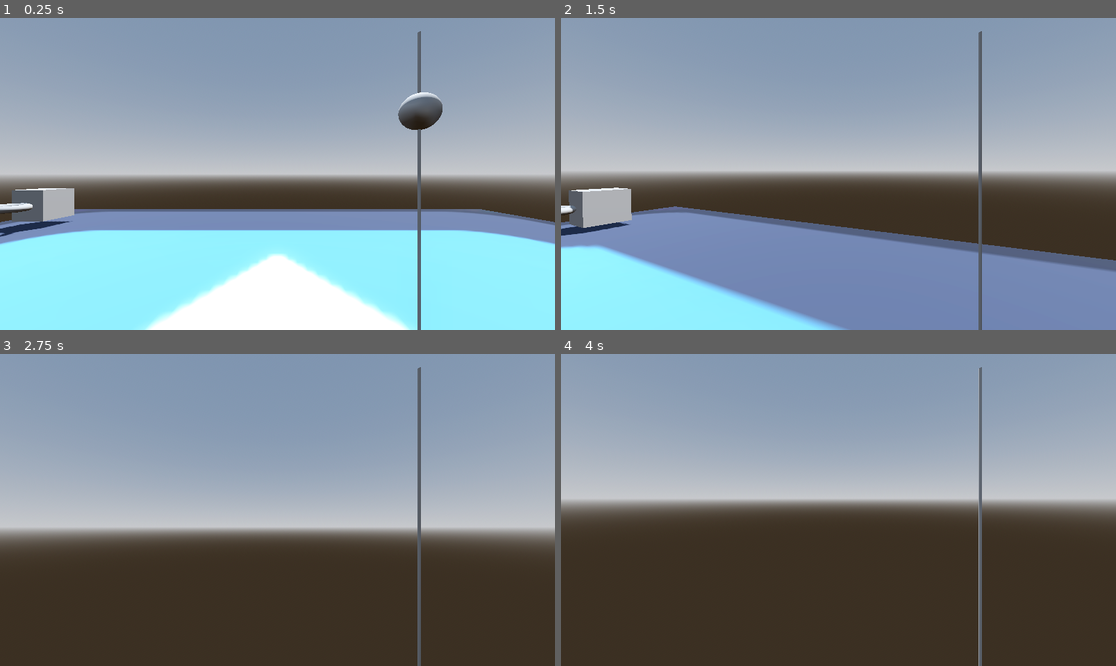
Above: before the commit, frames 1-4 (two rows, left to right).
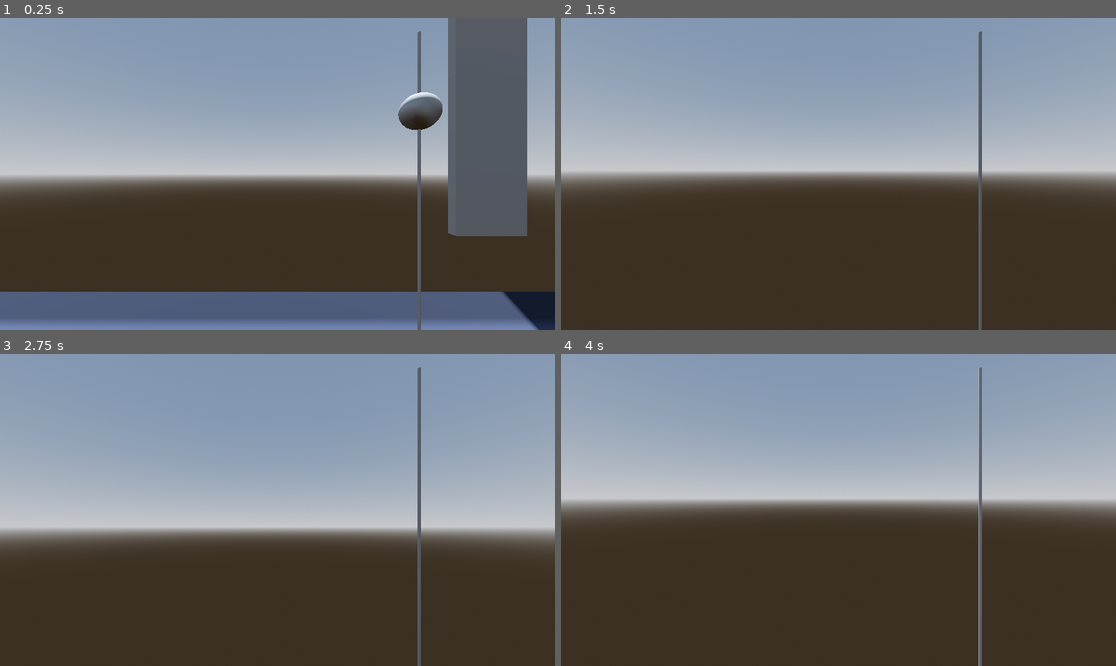
Above: after the commit, the same moments.

Repository: NinoDavids/Beyond-Abyss-Productions
Game: Godot game, scene res://src/world/World.tscn
Two runs of this game, one before a commit and one after it. Both use one fixed random seed, a clock stepped at 60 frames per second and the inputs below. The engine's default icon, where the game draws it, is replaced by a stand-in: a white triangle on a blue panel in a dark square.
Inputs (mouse positions are in pixels of both pictures, inside the frame that each line leads up to):
- Up to frame 1 (0.25 s): no input
- Up to frame 2 (1.5 s): tap Enter (ui_accept) at 0.5, 0.77 s; move the mouse to (866, 174) at 0.52 s; press the mouse at (866, 174) at 0.53 s; hold W (forward) from 0.53 s (still down); tap Mouse wheel down (reel_hook) at 0.8, 1.35 s; move the mouse to (810, 174) at 1.27 s; release the mouse at (810, 174) at 1.28 s
- Up to frame 3 (2.75 s): keep holding W (forward); tap Enter (ui_accept) at 1.52 s; click (249, 510) at 1.55 s; move the mouse to (288, 503) at 2.02 s; hold Q (Drop) from 2.03 s (still down); tap Mouse wheel down (reel_hook) at 2.3 s
- Up to frame 4 (4 s): keep holding W (forward); tap Enter (ui_accept) at 2.75, 3.02, 3.5, 3.77 s; move the mouse to (832, 516) at 2.77 s; release Q (Drop) at 2.78 s; tap E (Pickup) at 2.85 s; click (832, 516) at 3.05 s; move the mouse to (877, 513) at 3.52 s; press the mouse at (877, 513) at 3.53 s; tap Mouse wheel down (reel_hook) at 3.8 s

The runs differ from the first frame. In frame 1, 48% of the frame differs, in the area x 0-100%, y 0-100%; in frame 2, 33%; in frame 3, less than 0.1%; in frame 4, less than 0.1%.

Commit message:
Hookable Rework

Diff:
--- a/my-game/src/actors/player/fishingRod/bobber/bobber.gd
+++ b/my-game/src/actors/player/fishingRod/bobber/bobber.gd
@@ -1,5 +1,7 @@
 extends RigidBody3D
 class_name Bobber
+
+var player: Player
 
 func _input(event: InputEvent) -> void:
 	if event.is_action_pressed("cancel_hook"):
--- a/my-game/src/actors/player/scripts/player.gd
+++ b/my-game/src/actors/player/scripts/player.gd
@@ -63,6 +63,7 @@
 
 	var clone: Bobber = BOBBER.instantiate()
 	current_bobber = clone
+	current_bobber.player = self
 	get_tree().current_scene.add_child(clone)
 	clone.global_position = fishing_rod.global_position ## Get the position of the rod
 	var direction: Vector3 = -player_camera.global_transform.basis.z ## Aims in the direction that the camera is pointing
--- /dev/null
+++ b/my-game/src/world/Hookables/AnimationHookables/AnimationHookable.gd
@@ -0,0 +1,20 @@
+extends Hookable
+class_name AnimationHookable
+
+signal is_completed()
+
+@export var animation_player: AnimationPlayer
+@export var animation_name: StringName
+
+func _ready() -> void:
+	animation_player.play(animation_name)
+	animation_player.pause()
+
+func reel_in() -> void:
+	animation_player.play(animation_name)
+
+func pause_animation() -> void:
+	animation_player.pause()
+
+func animation_finished() -> void:
+	is_completed.emit()
--- /dev/null
+++ b/my-game/src/world/Hookables/AnimationHookables/AnimationHookable.tscn
@@ -0,0 +1,21 @@
+[gd_scene load_steps=4 format=3 uid="uid://cynpwlkdynuk0"]
+
+[ext_resource type="Script" path="res://src/world/Hookables/AnimationHookables/AnimationHookable.gd" id="1_bxi80"]
+
+[sub_resource type="TorusMesh" id="TorusMesh_neuqq"]
+outer_radius = 0.3
+
+[sub_resource type="SphereShape3D" id="SphereShape3D_uumtt"]
+radius = 0.75
+
+[node name="AnimHookable" type="Area3D"]
+collision_mask = 64
+script = ExtResource("1_bxi80")
+
+[node name="MeshInstance3D" type="MeshInstance3D" parent="."]
+mesh = SubResource("TorusMesh_neuqq")
+
+[node name="CollisionShape3D" type="CollisionShape3D" parent="."]
+shape = SubResource("SphereShape3D_uumtt")
+
+[connection signal="body_entered" from="." to="." method="_on_body_entered"]
--- /dev/null
+++ b/my-game/src/world/Hookables/AnimationHookables/Bridge/bridge.tscn
@@ -0,0 +1,88 @@
+[gd_scene load_steps=7 format=3 uid="uid://bfwqmhqif4lkq"]
+
+[ext_resource type="PackedScene" uid="uid://cynpwlkdynuk0" path="res://src/world/Hookables/AnimationHookables/AnimationHookable.tscn" id="1_2yxvd"]
+
+[sub_resource type="BoxMesh" id="BoxMesh_xb28v"]
+size = Vector3(2, 8, 0.25)
+
+[sub_resource type="ConvexPolygonShape3D" id="ConvexPolygonShape3D_vy2ip"]
+points = PackedVector3Array(1.09524, 4.06349, 0.192423, -1.06349, -4.06349, -0.188455, -1.06349, -4.06349, 0.192423, -1.06349, 4.06349, -0.188455, 1.09524, -4.06349, -0.188455, 1.09524, -4.06349, 0.192423, -1.06349, 4.06349, 0.192423, 1.09524, 4.06349, -0.188455)
+
+[sub_resource type="Animation" id="Animation_23l8j"]
+resource_name = "Fall"
+step = 0.05
+tracks/0/type = "value"
+tracks/0/imported = false
+tracks/0/enabled = true
+tracks/0/path = NodePath(".:rotation")
+tracks/0/interp = 1
+tracks/0/loop_wrap = true
+tracks/0/keys = {
+"times": PackedFloat32Array(0, 1),
+"transitions": PackedFloat32Array(1, 1),
+"update": 0,
+"values": [Vector3(0, 0, 0), Vector3(1.5708, 0, 0)]
+}
+tracks/1/type = "method"
+tracks/1/imported = false
+tracks/1/enabled = true
+tracks/1/path = NodePath("AnimHookable")
+tracks/1/interp = 1
+tracks/1/loop_wrap = true
+tracks/1/keys = {
+"times": PackedFloat32Array(0.05, 0.1, 1),
+"transitions": PackedFloat32Array(1, 1, 1),
+"values": [{
+"args": [],
+"method": &"pause_animation"
+}, {
+"args": [],
+"method": &"pause_animation"
+}, {
+"args": [],
+"method": &"animation_finished"
+}]
+}
+
+[sub_resource type="Animation" id="Animation_2mb0w"]
+length = 0.001
+tracks/0/type = "value"
+tracks/0/imported = false
+tracks/0/enabled = true
+tracks/0/path = NodePath(".:rotation")
+tracks/0/interp = 1
+tracks/0/loop_wrap = true
+tracks/0/keys = {
+"times": PackedFloat32Array(0),
+"transitions": PackedFloat32Array(1),
+"update": 0,
+"values": [Vector3(0, 0, 0)]
+}
+
+[sub_resource type="AnimationLibrary" id="AnimationLibrary_1qah5"]
+_data = {
+"Fall": SubResource("Animation_23l8j"),
+"RESET": SubResource("Animation_2mb0w")
+}
+
+[node name="Bridge" type="AnimatableBody3D"]
+axis_lock_angular_y = true
+axis_lock_angular_z = true
+
+[node name="MeshInstance3D" type="MeshInstance3D" parent="."]
+transform = Transform3D(1, 0, 0, 0, 1, 0, 0, 0, 1, 0, 4, 0)
+mesh = SubResource("BoxMesh_xb28v")
+
+[node name="CollisionShape3D" type="CollisionShape3D" parent="."]
+transform = Transform3D(1, 0, 0, 0, 1, 0, 0, 0, 1, 0, 4, 0)
+shape = SubResource("ConvexPolygonShape3D_vy2ip")
+
+[node name="AnimationPlayer" type="AnimationPlayer" parent="."]
+libraries = {
+"": SubResource("AnimationLibrary_1qah5")
+}
+
+[node name="AnimHookable" parent="." node_paths=PackedStringArray("animation_player") instance=ExtResource("1_2yxvd")]
+transform = Transform3D(1, 0, 0, 0, 1, 0, 0, 0, 1, 0, 7.87483, 0.402907)
+animation_player = NodePath("../AnimationPlayer")
+animation_name = &"Fall"
--- /dev/null
+++ b/my-game/src/world/Hookables/RigidHookables/RigidHookable.gd
@@ -0,0 +1,22 @@
+extends Hookable
+class_name RigidHookable
+
+## The [RigidBody3D] acting as the parent of the [Hookable].
+@export var body: RigidBody3D
+## Set to [code]True[/code] to set the [Object] to move towards the player when [method reel_in] is called.
+@export var to_player: bool
+
+## Moves the [Object] towards a direction based on [member to_player].[br]
+## If set to [code]True[/code], it moves towards the [Player]. [br]
+## Otherwise it moves the [member body] towards the [RigidHookable].
+func reel_in() -> void:
+	if body:
+		var direction: Vector3
+		if to_player:
+			direction = global_position.direction_to(bobber.player.global_position)
+			body.look_at(bobber.player.global_position)
+		else:
+			direction = body.global_position.direction_to(global_position)
+		body.apply_central_impulse(direction)
+	else:
+		print("No body has been connected to ", name)
--- /dev/null
+++ b/my-game/src/world/Hookables/RigidHookables/RigidHookable.tscn
@@ -0,0 +1,21 @@
+[gd_scene load_steps=4 format=3 uid="uid://cp8eoisgr6iby"]
+
+[ext_resource type="Script" path="res://src/world/Hookables/RigidHookables/RigidHookable.gd" id="1_jip50"]
+
+[sub_resource type="TorusMesh" id="TorusMesh_neuqq"]
+outer_radius = 0.3
+
+[sub_resource type="SphereShape3D" id="SphereShape3D_uumtt"]
+radius = 0.75
+
+[node name="RigidHookable" type="Area3D"]
+collision_mask = 64
+script = ExtResource("1_jip50")
+
+[node name="MeshInstance3D" type="MeshInstance3D" parent="."]
+mesh = SubResource("TorusMesh_neuqq")
+
+[node name="CollisionShape3D" type="CollisionShape3D" parent="."]
+shape = SubResource("SphereShape3D_uumtt")
+
+[connection signal="body_entered" from="." to="." method="_on_body_entered"]
--- a/my-game/src/world/Hookables/hookable.gd
+++ b/my-game/src/world/Hookables/hookable.gd
@@ -2,18 +2,11 @@
 class_name Hookable
 
 var is_hooked: bool = false
-var parent: RigidBody3D
 var bobber: Bobber
 
-func _ready() -> void:
-	if get_parent() is RigidBody3D:
-		parent = get_parent()
-
+## A function that gets called as soon as the [Hookable] [member is_hooked] AND the [Player] [kbd]scroll wheel down[/kbd].
 func reel_in() -> void:
-	if parent:
-		pull_parent()
-	else:
-		print("Reeling in just the hook")
+	pass
 
 func _physics_process(_delta: float) -> void:
 	if bobber:
@@ -30,13 +23,11 @@
 		place_bobber()
 		body.tree_exited.connect(remove_bobber)
 
+## Places the [member bobber] in the center of the [Hookable].
 func place_bobber() -> void:
 	bobber.set_hooked(global_position)
 
+## Removes the [member bobber] from the [Hookable].
 func remove_bobber() -> void:
 	is_hooked = false
 	bobber = null
-
-func pull_parent() -> void:
-	var direction: Vector3 = parent.global_transform.origin.direction_to(global_transform.origin)
-	parent.apply_central_impulse(direction)
--- a/my-game/src/world/World.tscn
+++ b/my-game/src/world/World.tscn
@@ -1,9 +1,10 @@
-[gd_scene load_steps=19 format=3 uid="uid://n12y1hxagm7"]
+[gd_scene load_steps=20 format=3 uid="uid://n12y1hxagm7"]
 
-[ext_resource type="PackedScene" uid="uid://bj01hbxy4my1a" path="res://src/actors/player/Player.tscn" id="1_33dwo"]
-[ext_resource type="Texture2D" uid="uid://b64bg6rxpjxrr" path="res://icon.svg" id="1_uvfgh"]
-[ext_resource type="PackedScene" uid="uid://r4iom8iou2hh" path="res://src/world/Hookables/Hookable.tscn" id="3_t1atl"]
+[ext_resource type="Texture2D" uid="uid://b64bg6rxpjxrr" path="res://icon.svg" id="1_0qp5g"]
+[ext_resource type="PackedScene" uid="uid://bj01hbxy4my1a" path="res://src/actors/player/Player.tscn" id="2_nisuo"]
+[ext_resource type="PackedScene" uid="uid://cp8eoisgr6iby" path="res://src/world/Hookables/RigidHookables/RigidHookable.tscn" id="3_pxdn0"]
 [ext_resource type="Script" path="res://src/world/object.gd" id="4_818hs"]
+[ext_resource type="PackedScene" uid="uid://bfwqmhqif4lkq" path="res://src/world/Hookables/AnimationHookables/Bridge/bridge.tscn" id="4_cobki"]
 [ext_resource type="Script" path="res://src/world/Dropoff.gd" id="5_7pcu5"]
 [ext_resource type="Material" uid="uid://qr5b417tj2ix" path="res://src/world/Object/Dropoff.tres" id="5_30s6j"]
 
@@ -60,11 +61,13 @@
 [node name="CollisionShape3D" type="CollisionShape3D" parent="Ground"]
 shape = SubResource("ConvexPolygonShape3D_k3ha8")
 
-[node name="Player" parent="." instance=ExtResource("1_33dwo")]
-transform = Transform3D(1, 0, 0, 0, 1, 0, 0, 0, 1, 0, 1, 0)
+[node name="Player" parent="." instance=ExtResource("2_nisuo")]
+transform = Transform3D(1, 0, 0, 0, 1, 0, 0, 0, 1, 0, 1, -7)
 
 [node name="RigidBody3D" type="RigidBody3D" parent="."]
-transform = Transform3D(1, 0, 0, 0, 1, 0, 0, 0, 1, -8, 1, -7)
+transform = Transform3D(-4.37114e-08, 0, -1, 0, 1, 0, 1, 0, -4.37114e-08, -8, 1, -7)
+axis_lock_angular_x = true
+axis_lock_angular_z = true
 
 [node name="MeshInstance3D" type="MeshInstance3D" parent="RigidBody3D"]
 mesh = SubResource("BoxMesh_5igqw")
@@ -72,8 +75,13 @@
 [node name="CollisionShape3D" type="CollisionShape3D" parent="RigidBody3D"]
 shape = SubResource("ConvexPolygonShape3D_npoy1")
 
-[node name="Hookable" parent="RigidBody3D" instance=ExtResource("3_t1atl")]
-transform = Transform3D(1, 0, 0, 0, 1, 0, 0, 0, 1, 0, 0, 1)
+[node name="RigidHookable" parent="RigidBody3D" node_paths=PackedStringArray("body") instance=ExtResource("3_pxdn0")]
+transform = Transform3D(1, 0, 0, 0, 1, 0, 0, 0, 1, 0, 0, -1.00123)
+body = NodePath("..")
+to_player = true
+
+[node name="Bridge" parent="." instance=ExtResource("4_cobki")]
+transform = Transform3D(1, 0, 0, 0, 1, 0, 0, 0, 1, 6, 0, -12.8231)
 
 [node name="Object" type="RigidBody3D" parent="." groups=["Pickups"]]
 transform = Transform3D(1, 0, 0, 0, 1, 0, 0, 0, 1, 3.4208, 0.876005, 0)
Not shown: 1 places in my-game/src/world/World.tscn that only renumber resources
